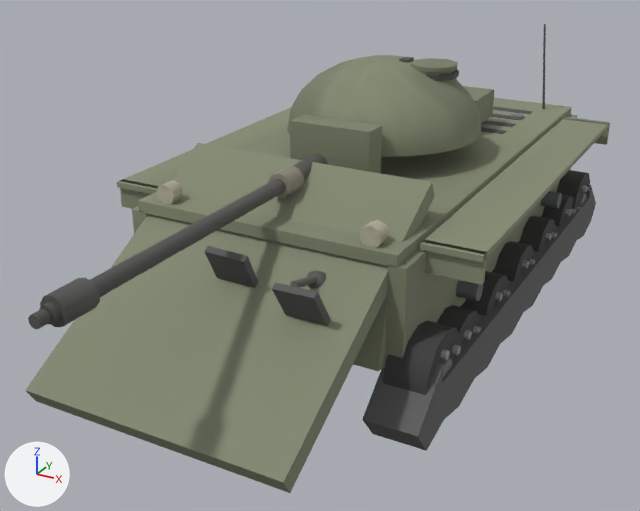
What one commit did to the glTF model client/assets/models/t3485.glb.
Before and after are seen from a 50 mm lens placed at (4.3, -9.59, 5.04), pointed at (-0.12, -1.55, 1.03). The axes (+X, +Y, +Z) are drawn at lower left. The lights are the same throughout. The older version comes first. Where no turn or scale is listed for an object, it has been applied to the vertices. Vertices at exactly the same position are counted once.

Objects in the first picture: 'barrel', 'glacis', 'hullSide', 'hullTop', 'lowerPlate', 'mantlet', 'tracks', 'turretFront', 'turretRear', 'turretRoof', 'turretSide', 'wheel12' and 7 more.
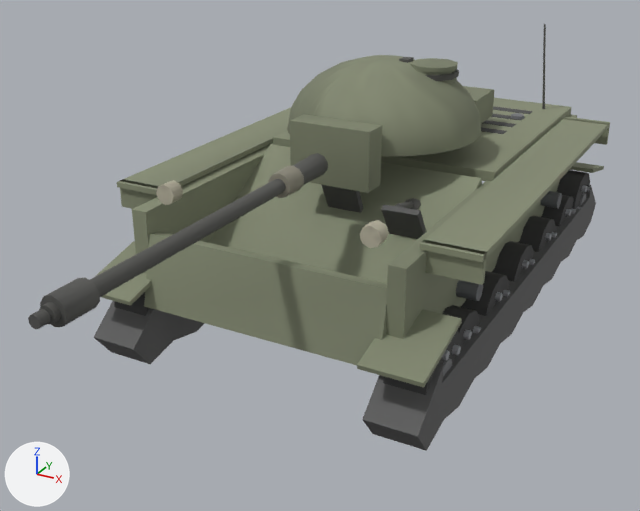
Boxes [x1, y1, x2, y2] around the edits, measured in the pictures (640 x 511 px; the box of a moved part takes in the faces that stretch with it):
'glacis', reshaped: before [25, 143, 435, 493]; after [187, 144, 482, 347]
'tracks', reshaped: before [362, 185, 596, 451]; after [94, 162, 604, 451]
'hullTop', reshaped: before [138, 98, 572, 268]; after [273, 98, 572, 181]
part 1 of me_mesh_14, added: after [96, 162, 604, 387]
part 2 of me_mesh_16, moved or reshaped: before [307, 271, 326, 289]; after [405, 198, 421, 210]
part 3 of me_mesh_16, moved or reshaped: before [290, 275, 316, 288]; after [395, 201, 413, 209]
part 4 of me_mesh_16, moved or reshaped: before [204, 246, 258, 288]; after [322, 185, 363, 213]
part 5 of me_mesh_16, moved or reshaped: before [272, 283, 331, 326]; after [381, 205, 427, 239]
part 6 of me_mesh_16, moved or reshaped: before [25, 143, 435, 493]; after [187, 144, 482, 347]
'lowerPlate', unchanged, uncovered by the edit: before [353, 295, 387, 371]; after [144, 232, 387, 365]
'wheel12', unchanged, covered by the edit: before [383, 321, 461, 395]; after [383, 331, 461, 395]

Edits to the bpy script that builds the scene:
```text
Change me_mesh_14:
    used by ob_tracks; location = (0.0, 0.0, 0.0)
    remove me_mesh_14.from_pydata(...)  # 160 vertices, 296 faces; spans x -1.88..1.88, y -3.4..3.4, z 0.1..1.13
    add me_mesh_14.from_pydata(...)  # 192 vertices, 344 faces; spans x -1.93..1.93, y -3.44..3.4, z 0.1..1.22
    me_mesh_14 part 1
    16 vertices are added at x -1.93..1.29, y -3.44..3.4, z 0.94..1.22
    16 new vertices lie (0.64, 0.0, 0.0) away from vertices in x -1.93..1.29, y -3.44..3.4, z 0.94..1.22
    48 new faces join them
Change me_mesh_16:
    used by ob_glacis; location = (0.0, 0.0, 0.0)
    before: 0 (1.36, -2.05, 2.29) at pixel (431, 182), 1 (1.36, -4.84, 0.69) at pixel (283, 482), 2 (1.36, -1.95, 2.12) at pixel (434, 196), 3 (1.36, -4.74, 0.52) at pixel (290, 493), 4 (-1.36, -1.95, 2.12)
    before: 5 (-1.36, -4.74, 0.52) at pixel (35, 401), 6 (-1.36, -2.05, 2.29) at pixel (197, 142), 7 (-1.36, -4.84, 0.69) at pixel (25, 390)
    remove me_mesh_16.from_pydata(...)  # 80 vertices, 132 faces; spans x -1.36..1.36, y -4.84..-1.95, z 0.52..2.29
    add me_mesh_16.from_pydata(...)  # 80 vertices, 132 faces; spans x -1.36..1.36, y -2.75..0.14, z 0.46..1.97
    me_mesh_16 part 2: the loose piece of 26 vertices spanning x 0.63..0.87, y -3.32..-3.08, z 1.45..1.69 is moved by (0.0, 2.19, 0.0)
    me_mesh_16 part 3: the loose piece of 14 vertices spanning x 0.72..0.79, y -3.62..-3.17, z 1.58..1.76 is moved by (0.0, 2.19, 0.0)
    me_mesh_16 part 4: the loose piece of 8 vertices spanning x -0.21..0.25, y -3.63..-3.17, z 1.15..1.89 is moved by (0.0, 2.19, 0.0)
    me_mesh_16 part 5: the loose piece of 8 vertices spanning x 0.64..1.1, y -3.81..-3.34, z 1.05..1.79 is moved by (0.0, 2.19, 0.0)
    me_mesh_16 part 6
    add for i in [0, 2, 4, 6]: me_mesh_16.vertices[i].co += Vector((0.0, 1.49, -0.4))
    add for i in [1, 3, 5, 7]: me_mesh_16.vertices[i].co += Vector((0.0, 2.09, -0.06))
    other edits to the shape of me_mesh_16 do not show in these pictures
Change me_mesh_19:
    used by ob_hulltop; location = (0.0, 0.0, 0.0)
    before: 0 (1.45, -3.0, 1.91) at pixel (397, 255), 1 (1.45, -3.0, 1.79) at pixel (396, 268), 6 (-1.45, -3.0, 1.91) at pixel (137, 200), 7 (-1.45, -3.0, 1.79) at pixel (138, 211)
    remove me_mesh_19.from_pydata(...)  # 76 vertices, 124 faces; spans x -1.45..1.45, y -3.0..3.0, z 1.79..1.96
    add me_mesh_19.from_pydata(...)  # 76 vertices, 124 faces; spans x -1.45..1.45, y -0.36..3.0, z 1.79..1.96
    me_mesh_19 part 7
    add for i in [0, 1, 6, 7]: me_mesh_19.vertices[i].co += Vector((0.0, 2.64, 0.0))
```
